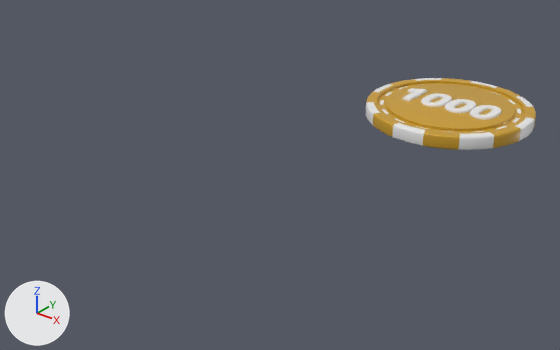
What one commit did to the glTF model chips/1000.glb.
One viewpoint serves both versions: a 50 mm camera at (0.197, -0.164, 0.138) aimed at (0.011, 0.068, -0.006). Lighting does not change. The marker at lower left points along +X, +Y and +Z. The older version comes first.

The older version as bpy lines, for what is in view:
```python
me_mesh_0 = bpy.data.meshes.new('Mesh_0')
me_mesh_0.from_pydata(...)  # 4640 vertices, 8604 faces; spans x -0.118..0.118, y -0.118..0.118, z -0.01..0.01
me_mesh_0.materials.append(mat_base_color_007)  # yellow #c99b29
me_mesh_1 = bpy.data.meshes.new('Mesh_1')
me_mesh_1.from_pydata(...)  # 1584 vertices, 2400 faces; spans x -0.12..0.12, y -0.12..0.12, z -0.01..0.01
me_mesh_1.materials.append(mat_lines_007)  # white #e7e7e7
me_mesh_2 = bpy.data.meshes.new('Mesh_2')
me_mesh_2.from_pydata(...)  # 4812 vertices, 9620 faces; spans x -0.0744..0.0744, y -0.0267..0.0267, z -0.0004..0.0136
me_mesh_2.materials.append(mat_material_018)  # white #e7e7e7
ob_object_44 = bpy.data.objects.new('Object_44', me_mesh_0)
ob_object_44.parent = ob_1000_8
ob_object_44.location = (0.0, 0.0, 0.0)
ob_object_45 = bpy.data.objects.new('Object_45', me_mesh_1)
ob_object_45.parent = ob_1000_8
ob_object_45.location = (0.0, 0.0, 0.0)
ob_object_46 = bpy.data.objects.new('Object_46', me_mesh_2)
ob_object_46.parent = ob_1000_8
ob_object_46.location = (0.0, 0.0, 0.0)
```
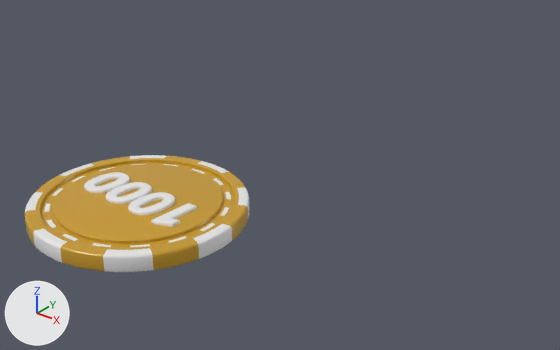
Where the change shows, as pixel boxes [x1, y1, x2, y2] in the pictures (560 x 350 px):
'Object_44', moved: before [366, 78, 536, 150]; after [25, 156, 248, 272]
'Object_45', moved: before [366, 78, 534, 150]; after [25, 155, 249, 272]
'Object_46', moved: before [402, 88, 501, 120]; after [84, 172, 197, 227]

The edits, one by one:
In object 'Object_44' (ob_object_44), parent goes from ob_1000_8 to ob_1000.
In object 'Object_45' (ob_object_45), parent goes from ob_1000_8 to ob_1000.
In object 'Object_46' (ob_object_46), parent goes from ob_1000_8 to ob_1000.
Object '1000' (ob_1000) is new.
Its parent is ob_scene.
Its location is (0.0, 0.0, 0.00371).
Its rotation in degrees is (0.8, 0, 178).
Its scale is (0.334, 0.334, 0.334).
Object 'Scene' (ob_scene) is new.
Its location is (0.0, 0.0, 0.0).
